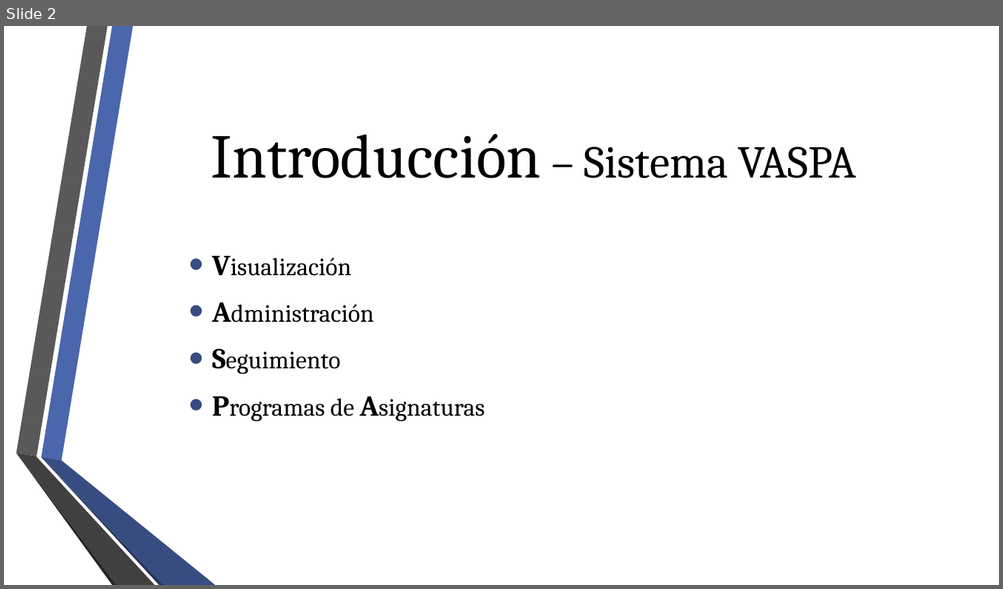
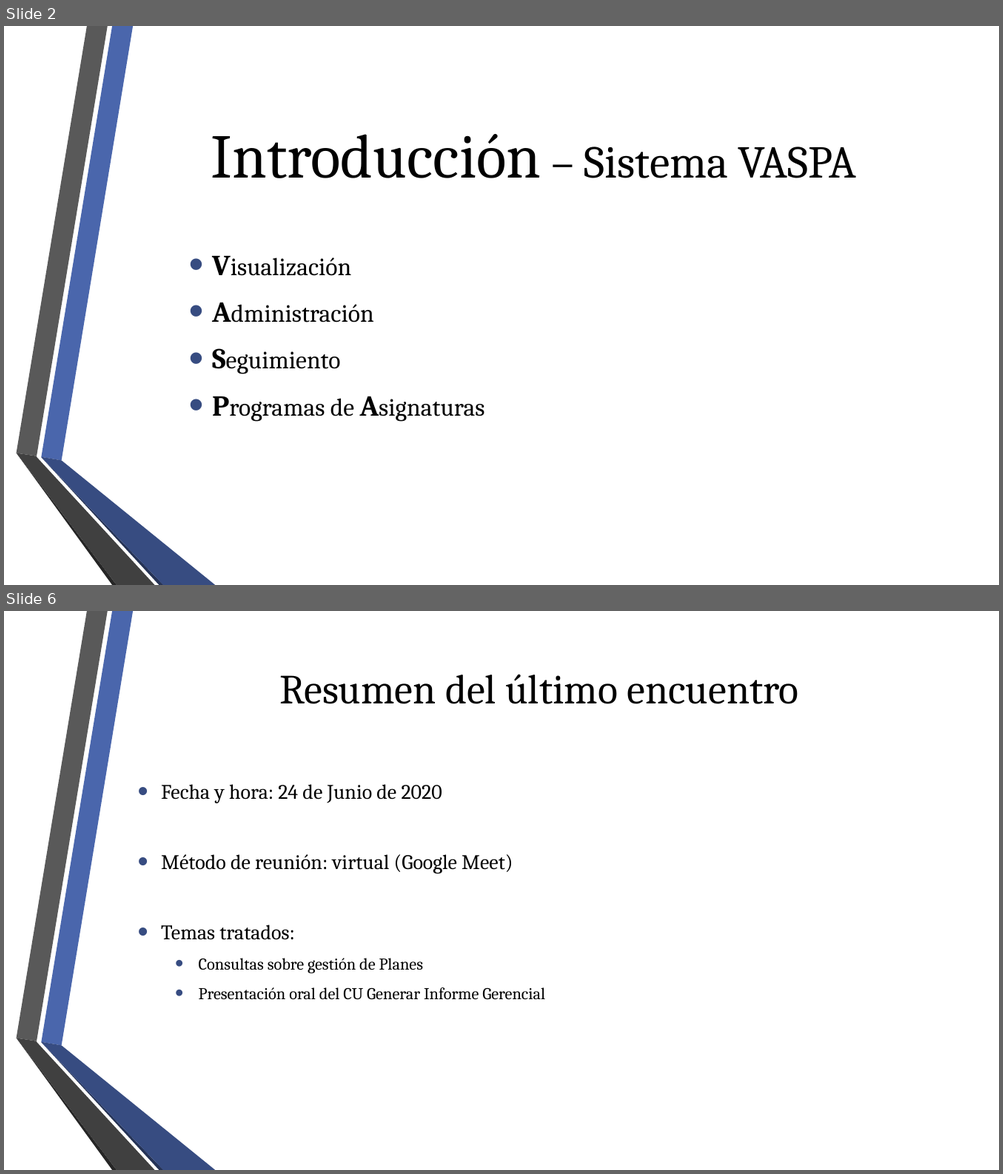
Before and after one commit to fge23/Sistema-VASPA, a slide deck: Presentaciones/Presentación VASPA septiembre 2020/Presentación VASPA - Septiembre 2020.pptx. Shown one above the other, each under a label of ours: slide 2 before the commit, slides 2 and 6 after it; the slides between them are not shown. The pictures are 1003x589 and 1003x1174 pixels, drawn with LibreOffice and Linux fonts; fonts in the diff are those of the drawing; background and template pictures are left out. Boxes give left, top, right and bottom in pixels: in the first picture for what was removed or moved away, otherwise in the second. Text is boxed around its words. In the diff, an @@ line names an element or a change of style, - is before the commit and + after.

```diff
--- a/Presentaciones/Presentación VASPA septiembre 2020/Presentación VASPA - Septiembre 2020.pptx
+++ b/Presentaciones/Presentación VASPA septiembre 2020/Presentación VASPA - Septiembre 2020.pptx
@@ slide 6 added at (x1=4, y1=611, x2=999, y2=1170), background picture (left out); not listed: 6 template elements that a slide beside it also shows @@
@@ title added at (x1=279, y1=674, x2=798, y2=704), 40 pt, text #000000 @@
+Resumen del último encuentro
@@ text added at (x1=161, y1=784, x2=545, y2=1000), 20 pt, text #000000 @@
+• Fecha y hora: 24 de Junio de 2020
+• Método de reunión: virtual (Google Meet)
+• Temas tratados:
+  • Consultas sobre gestión de Planes
+  • Presentación oral del CU Generar Informe Gerencial
```
Also in this commit, not shown: 1 slide changed, 14 other slides added, 11 slides removed, 1 other file.
